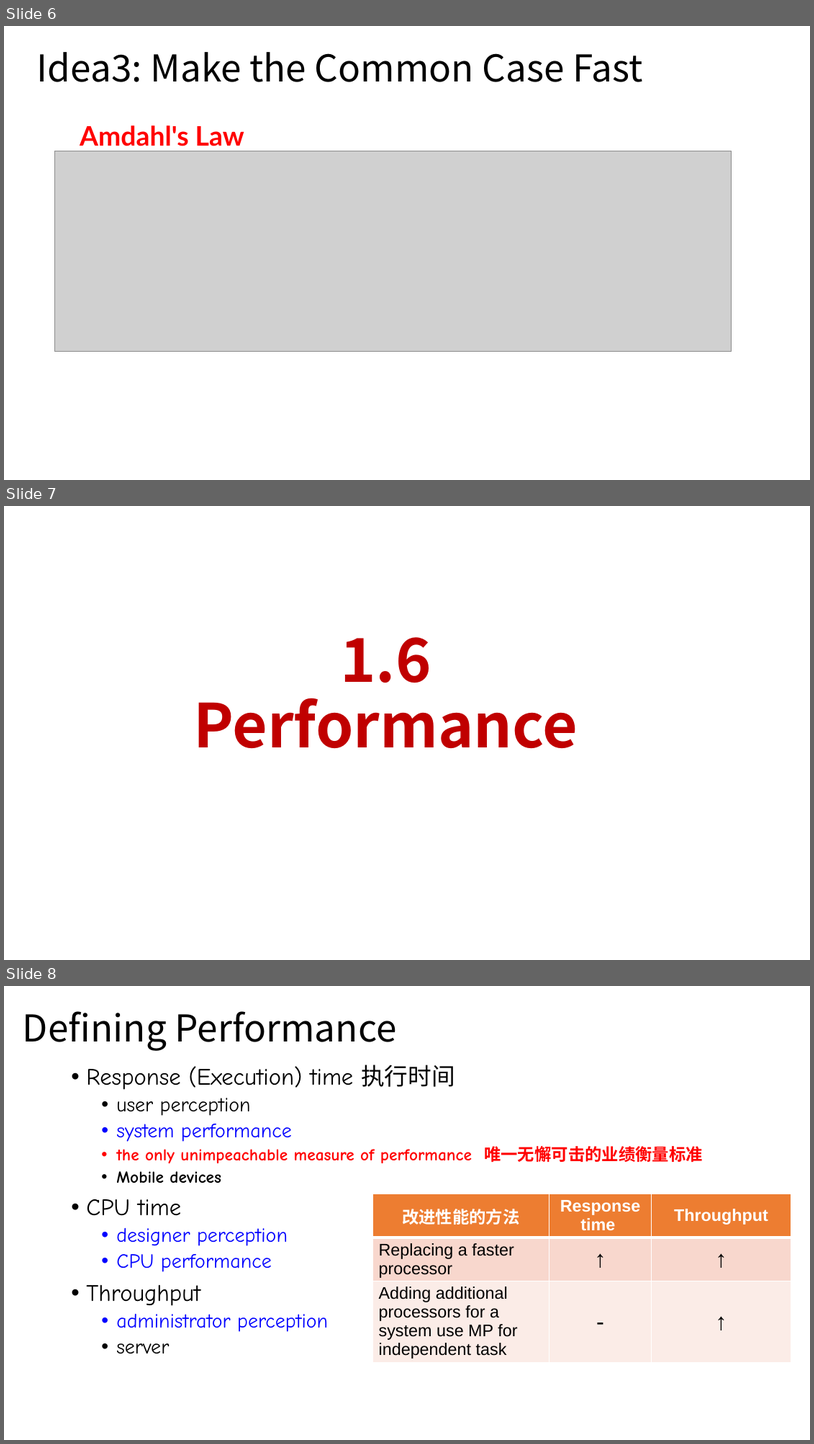
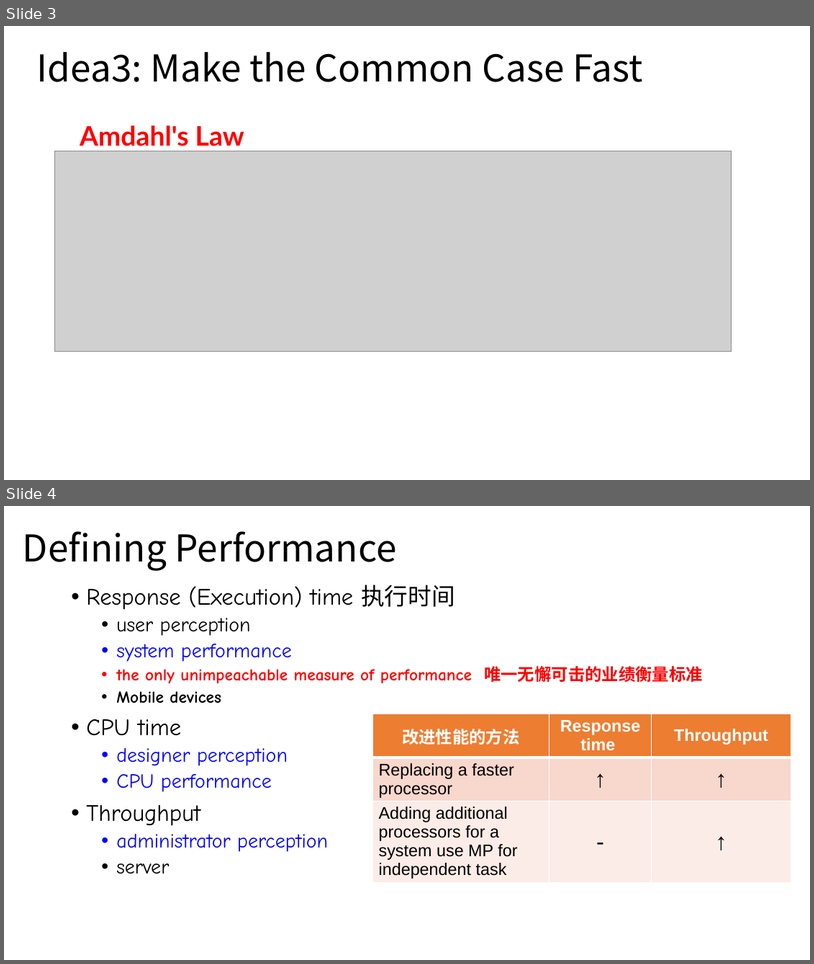
Before and after one commit to weichow23/zju_course, a slide deck: 计算机组成/复习ppt/[x] 1 基础知识.pptx. Shown one above the other, each under a label of ours: slides 6, 7 and 8 before the commit, slides 3 and 4 after it. The pictures are 814x1444 and 814x964 pixels, drawn with LibreOffice and Linux fonts; fonts in the diff are those of the drawing; grey boxes stand for pictures. Boxes give left, top, right and bottom in pixels: in the first picture for what was removed or moved away, otherwise in the second. Text is boxed around its words. In the diff, an @@ line names an element or a change of style, - is before the commit and + after.

```diff
--- a/计算机组成/复习ppt/[x] 1 基础知识.pptx
+++ b/计算机组成/复习ppt/[x] 1 基础知识.pptx
@@ slide 7 removed at [4,506,810,960], background #FFFFFF @@
@@ title removed at [194,637,579,748] @@
-1.6 Performance
@@ what was slide 6 is now slide 3 @@
@@ what was slide 8 is now slide 4 @@
```
Also in this commit, not shown: 3 other slides removed, 5 other files.
